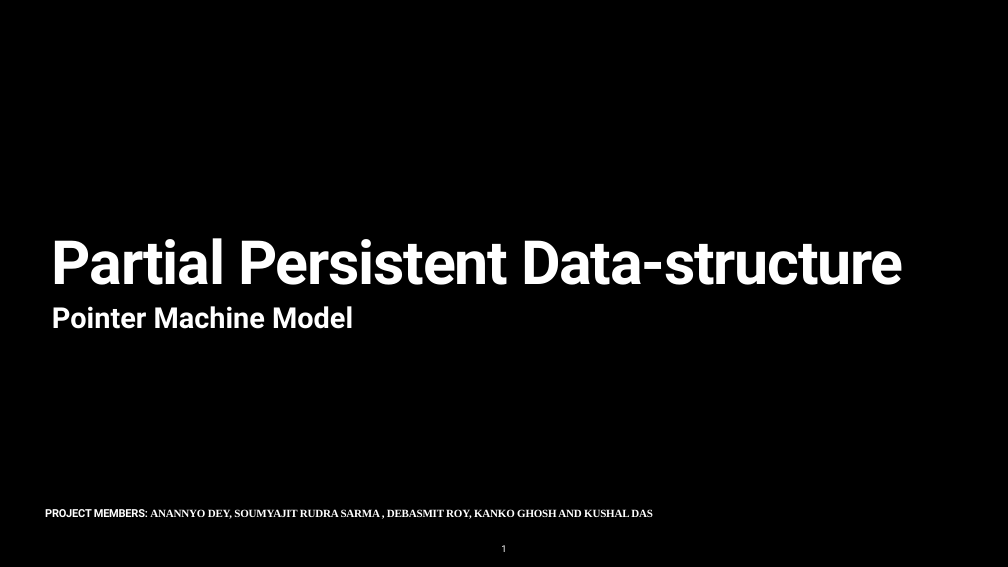
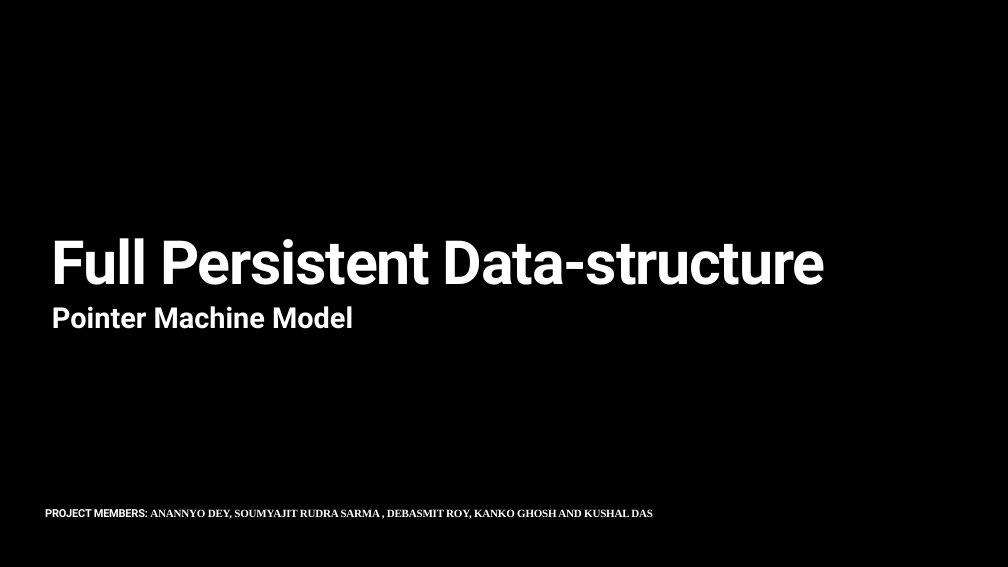
Before and after one commit to SirArthur7/PersistantDataStructure, a slide deck: slide 1 of Our_Presentation_slides/fullPersistentLL_pointerM.pptx. Drawn at 1008x567 pixels with LibreOffice and Linux fonts; fonts in the diff are those of the drawing. Boxes give left, top, right and bottom in pixels: in the first picture for what was removed or moved away, otherwise in the second. Text is boxed around its words. In the diff, an @@ line names an element or a change of style, - is before the commit and + after.

```diff
--- a/Our_Presentation_slides/fullPersistentLL_pointerM.pptx
+++ b/Our_Presentation_slides/fullPersistentLL_pointerM.pptx
@@ title at <box>52,238,826,285</box>: text changed @@
-Partial Persistent Data-structure
+Full Persistent Data-structure
@@ page number removed at <box>501,545,506,552</box> @@
-1
```
Also in this commit, not shown: 17 other slides changed, 60 slides added, 43 slides removed, 9 other files.
